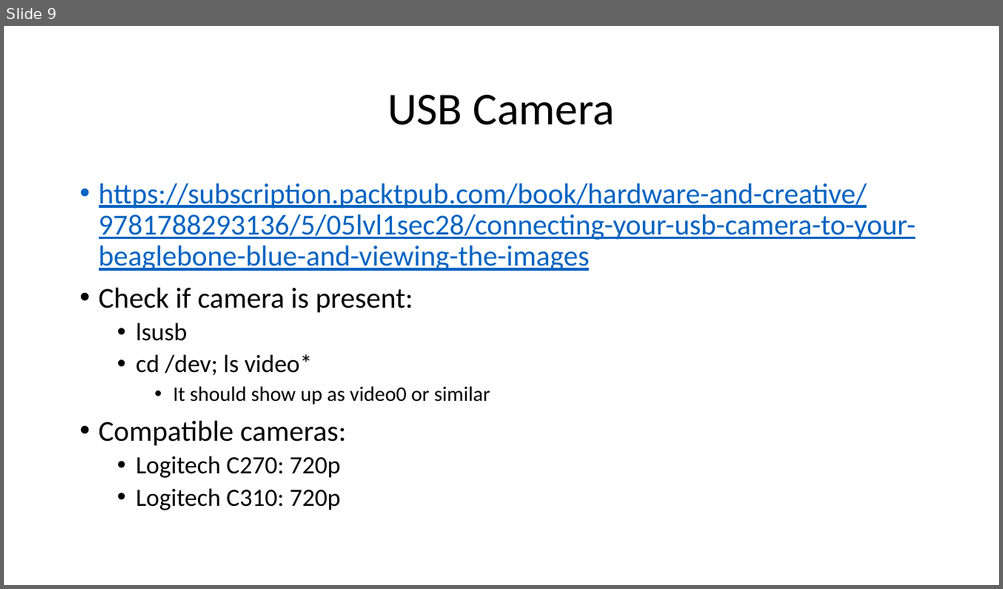
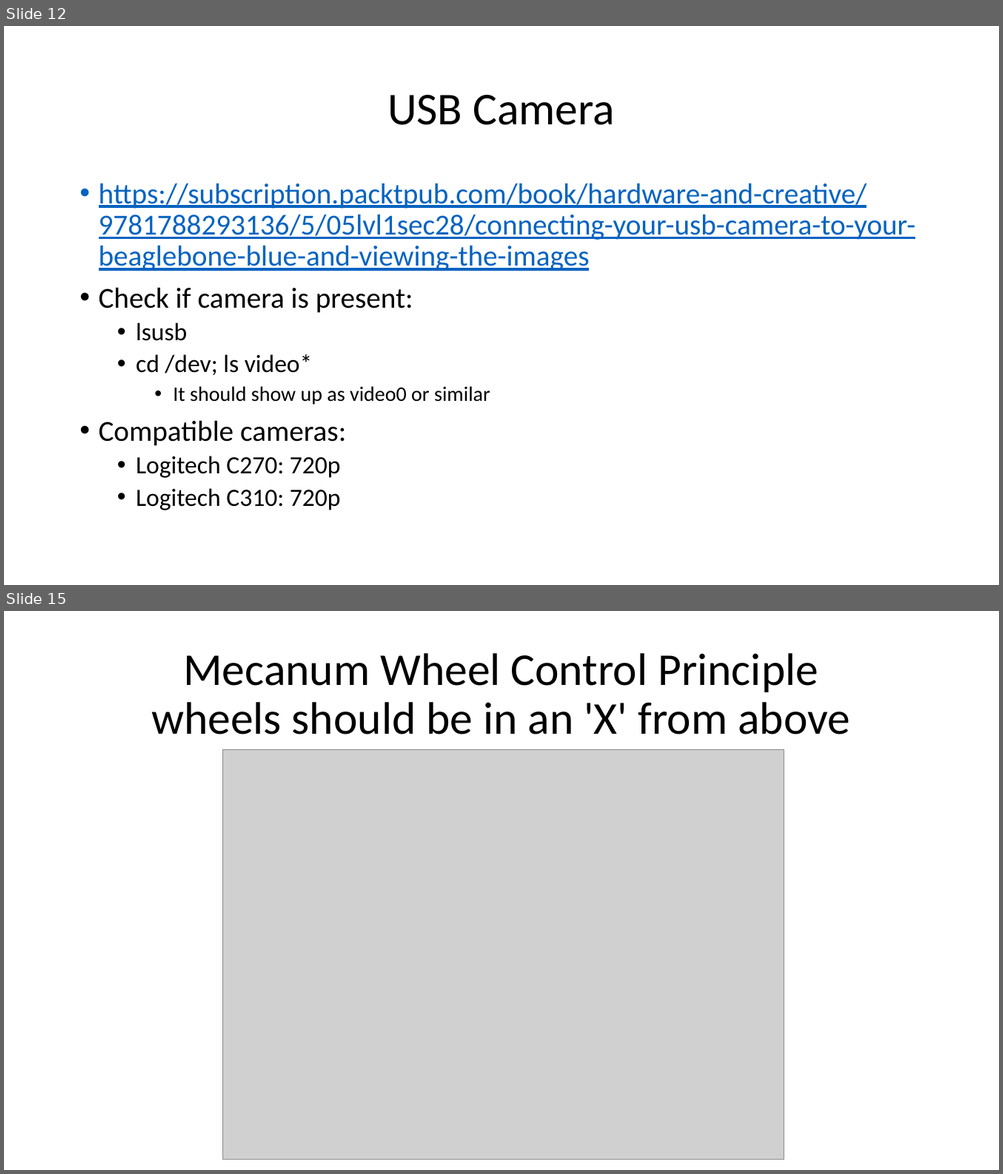
Before and after one commit to gigaprog/p_presentations, a slide deck: embedded/BeagleBone/BeagleBoneBlue.pptx. Shown one above the other, each under a label of ours: slide 9 before the commit, slides 12 and 15 after it; the slides between them are not shown. The pictures are 1003x589 and 1003x1174 pixels, drawn with LibreOffice and Linux fonts; fonts in the diff are those of the drawing; grey boxes stand for pictures. Boxes give left, top, right and bottom in pixels: in the first picture for what was removed or moved away, otherwise in the second. Text is boxed around its words. In the diff, an @@ line names an element or a change of style, - is before the commit and + after.

```diff
--- a/embedded/BeagleBone/BeagleBoneBlue.pptx
+++ b/embedded/BeagleBone/BeagleBoneBlue.pptx
@@ slide 15 added at bbox=[4, 611, 999, 1170], background #FFFFFF @@
@@ title added at bbox=[151, 653, 850, 735], 44 pt, text #000000 @@
+Mecanum Wheel Control Principle
+wheels should be in an 'X' from above
@@ picture added at bbox=[222, 750, 784, 1160] @@
@@ what was slide 9 is now slide 12 @@
```
Also in this commit, not shown: 4 slides changed, 4 other slides added, 3 other files.
